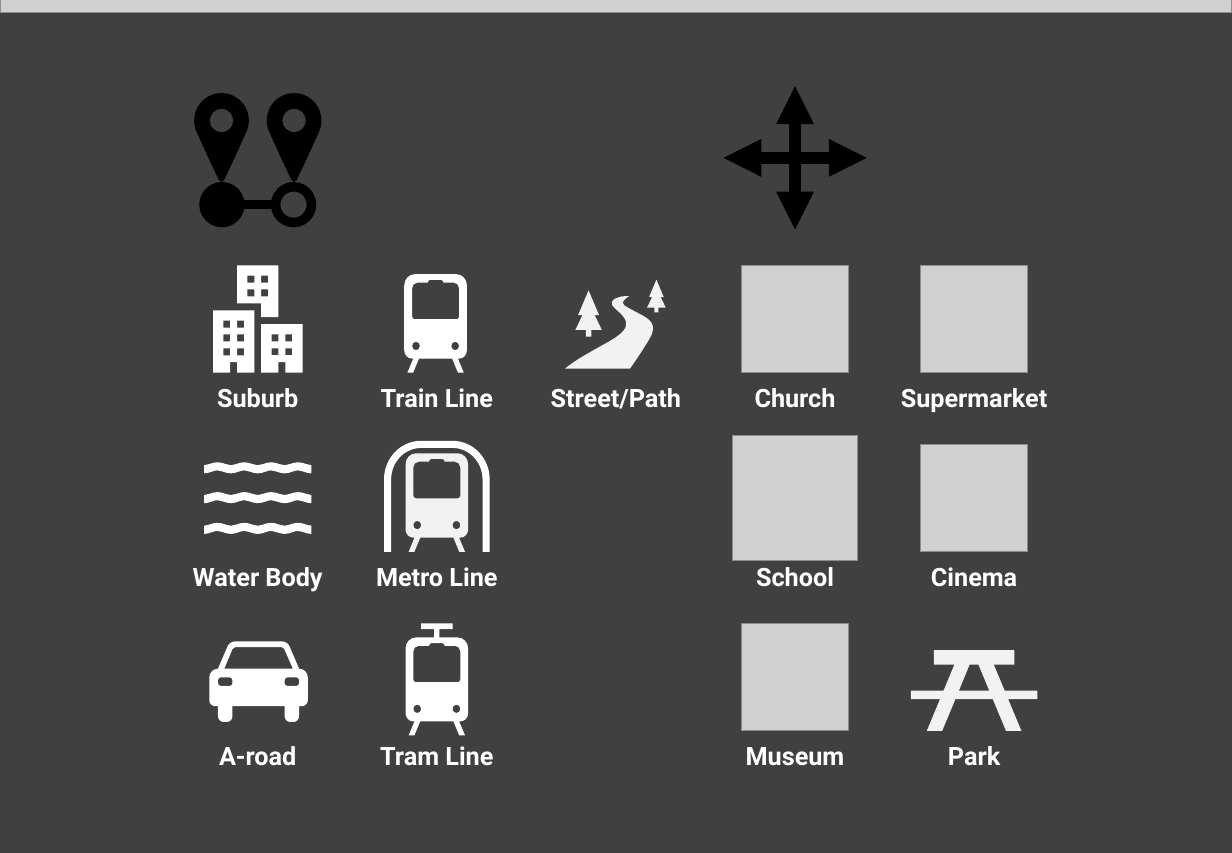
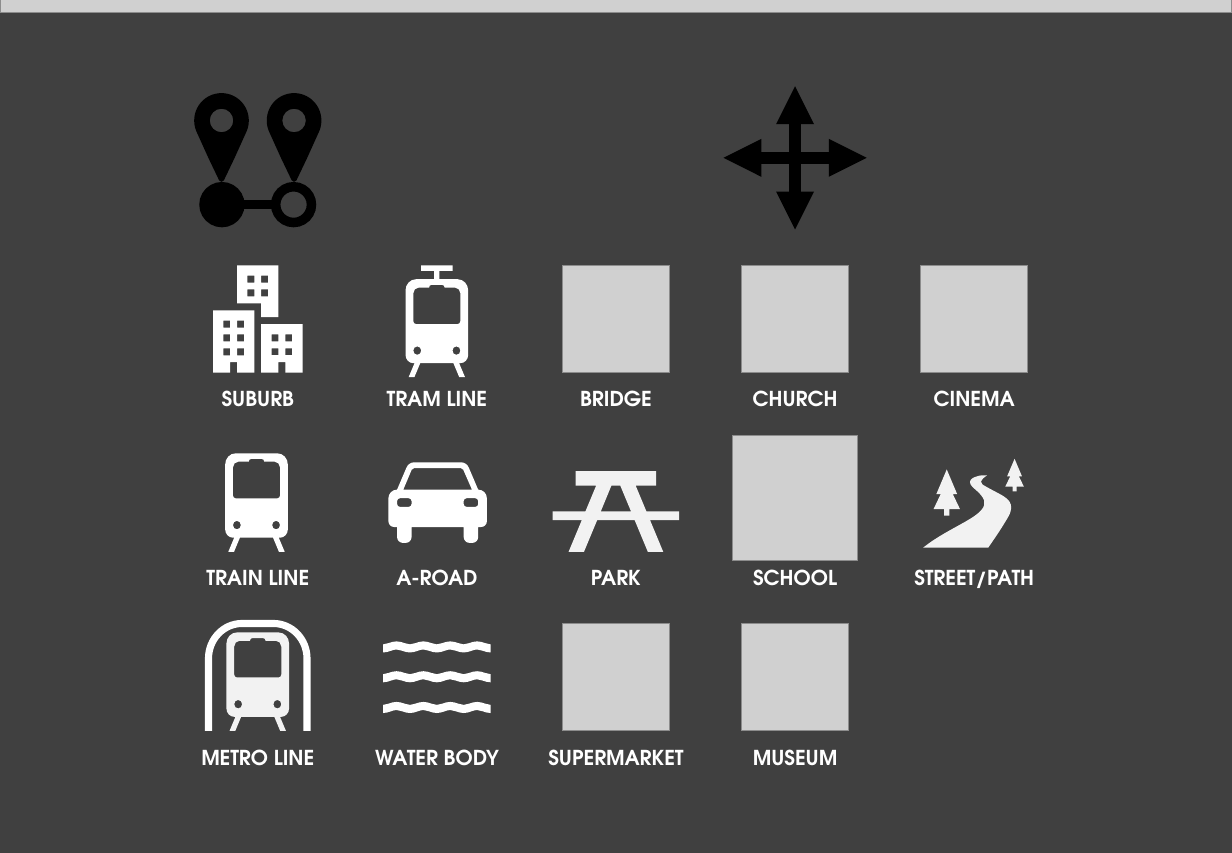
Before and after one commit to Ruben-White/jetlag-hide-and-seek, a slide deck: slide 6 of prototype/prototype.pptx. Drawn at 1232x853 pixels with LibreOffice and Linux fonts; fonts in the diff are those of the drawing; grey boxes stand for pictures. Boxes give left, top, right and bottom in pixels: in the first picture for what was removed or moved away, otherwise in the second. Text is boxed around its words. In the diff, an @@ line names an element or a change of style, - is before the commit and + after.

```diff
--- a/prototype/prototype.pptx
+++ b/prototype/prototype.pptx
@@ freeform shape: place and size @@
-freeform shape at (406,623,469,735)
+freeform shape at (406,265,469,377)
@@ picture added at (562,265,669,372) @@
@@ text at (222,390,295,407): text changed; size 16 to 13 pt; font Roboto to TeX Gyre Adventor @@
-Suburb
+SUBURB
@@ text at (387,391,488,406): text changed; size 16 to 13 pt; font Roboto to TeX Gyre Adventor @@
-Tram Line
+TRAM LINE
@@ text added at (580,390,652,407), 13 pt, text #FFFFFF, bold @@
+BRIDGE
@@ text at (753,390,838,406): text changed; size 16 to 13 pt; font Roboto to TeX Gyre Adventor @@
-Church
+CHURCH
@@ text at (934,390,1015,406): text changed; size 16 to 13 pt; font Roboto to TeX Gyre Adventor @@
-Cinema
+CINEMA
@@ picture removed at (920,445,1027,552) @@
@@ freeform shape: place and size @@
-freeform shape at (209,642,308,722)
+freeform shape at (389,462,488,543)
@@ freeform shape: place and size @@
-freeform shape at (911,651,1037,731)
+freeform shape at (553,471,679,552)
@@ 3 freeform shapes: place and size @@
-3 freeform shapes at (565,280,665,370)
+3 freeform shapes at (924,458,1024,548)
@@ text at (396,569,477,586): text changed; size 16 to 13 pt; font Roboto to TeX Gyre Adventor @@
-A-road
+A-ROAD
@@ text at (753,569,837,586): text changed; size 16 to 13 pt; font Roboto to TeX Gyre Adventor @@
-School
+SCHOOL
@@ text at (914,569,1034,588): text changed; size 16 to 13 pt; font Roboto to TeX Gyre Adventor @@
-Street/Path
+STREET/PATH
@@ text at (206,570,310,585): text changed; size 16 to 13 pt; font Roboto to TeX Gyre Adventor @@
-Train Line
+TRAIN LINE
@@ text at (591,570,641,585): text changed; size 16 to 13 pt; font Roboto to TeX Gyre Adventor @@
-Park
+PARK
@@ picture added at (562,623,669,730) @@
@@ 3 freeform shapes: place and size @@
-3 freeform shapes at (388,274,487,553)
+3 freeform shapes at (208,454,307,731)
@@ 3 freeform shapes: place and size @@
-3 freeform shapes at (204,462,311,535)
+3 freeform shapes at (383,642,490,713)
@@ text at (201,749,315,766): text changed; size 16 to 13 pt; font Roboto to TeX Gyre Adventor @@
-Metro Line
+METRO LINE
@@ text at (375,749,499,766): text changed; size 16 to 13 pt; font Roboto to TeX Gyre Adventor @@
-Water Body
+WATER BODY
@@ text at (548,749,683,766): text changed; size 16 to 13 pt; font Roboto to TeX Gyre Adventor @@
-Supermarket
+SUPERMARKET
@@ text at (753,749,837,766): text changed; size 16 to 13 pt; font Roboto to TeX Gyre Adventor @@
-Museum
+MUSEUM
```
Also in this commit, not shown: 2 other slides changed, 33 other files.
